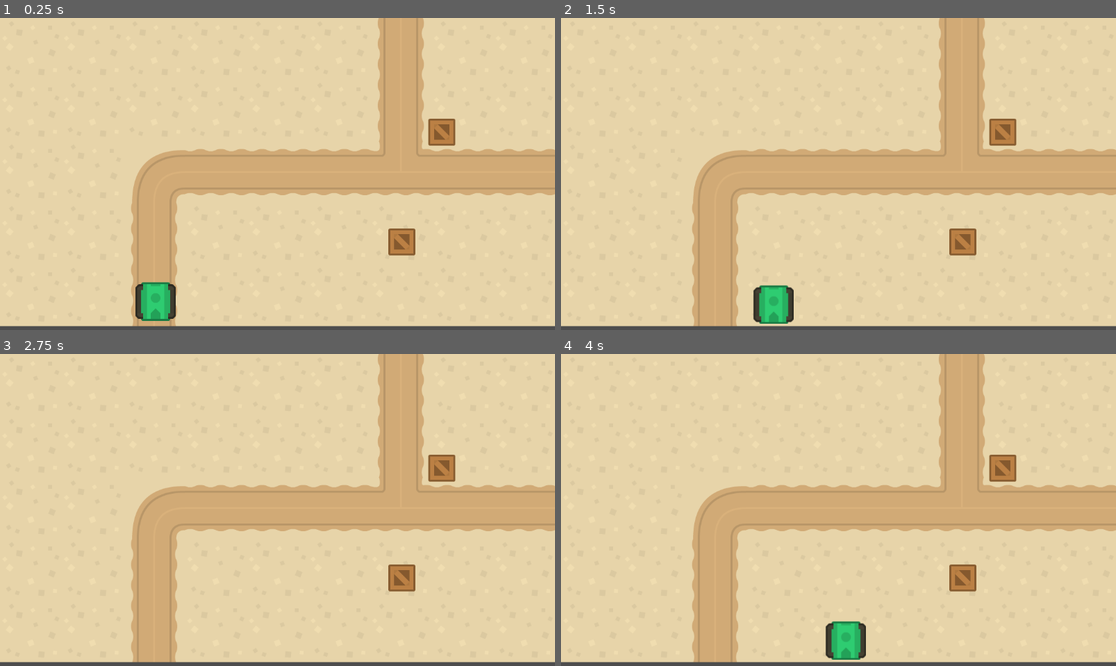
Above: before the commit, frames 1-4 (two rows, left to right).
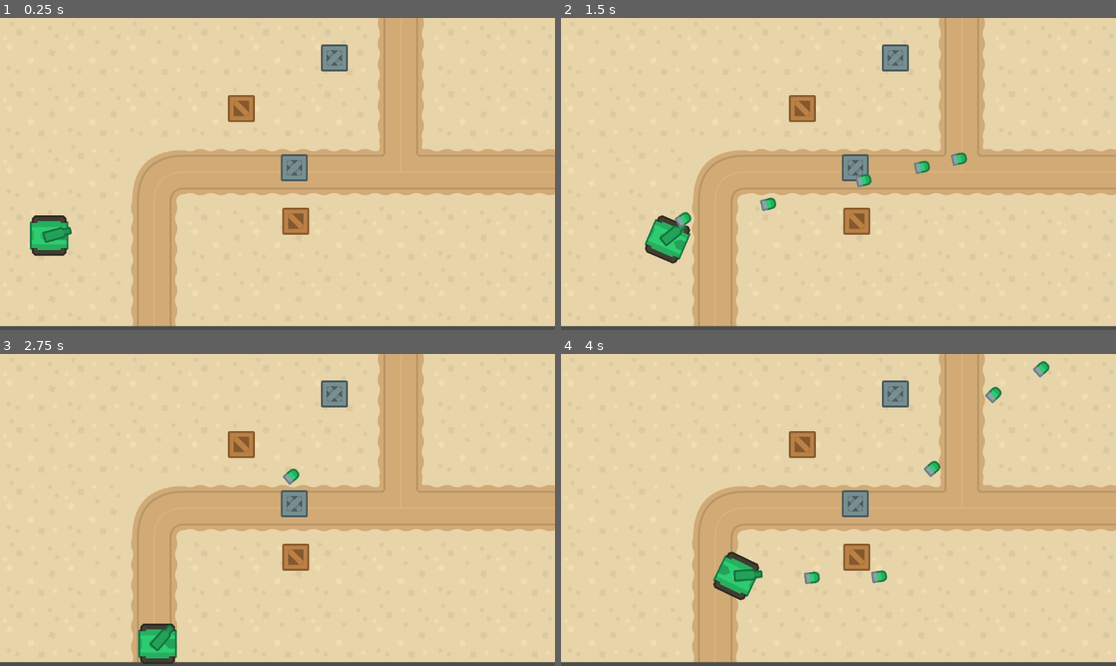
Above: after the commit, the same moments.

Repository: jahaa032/Godot_Test
Game: Godot game, scene res://level.tscn
Two runs of this game, one before a commit and one after it. Both use one fixed random seed, a clock stepped at 60 frames per second and the inputs below.
Inputs (mouse positions are in pixels of both pictures, inside the frame that each line leads up to):
- Up to frame 1 (0.25 s): no input
- Up to frame 2 (1.5 s): tap Enter (ui_accept) at 0.5, 0.6, 0.77, 1.07, 1.35 s; move the mouse to (960, 158) at 0.52 s; hold Right (ui_right) 0.53-1.28 s; move the mouse to (727, 189) at 1.27 s; hold Down (ui_down) from 1.28 s (still down)
- Up to frame 3 (2.75 s): tap Enter (ui_accept) at 1.52, 1.82, 2.1 s; move the mouse to (333, 441) at 2.02 s; release Down (ui_down) at 2.03 s; hold Right (ui_right) from 2.03 s (still down)
- Up to frame 4 (4 s): move the mouse to (810, 572) at 2.77 s; release Right (ui_right) at 2.78 s; hold Up (ui_up) 2.78-3.53 s; tap Enter (ui_accept) at 2.85, 3.02, 3.32, 3.6, 3.77 s; move the mouse to (1005, 556) at 3.52 s; hold Left (ui_left) from 3.53 s (still down)

The runs differ from the first frame. In frame 1, 4.3% of the frame differs, in the area x 5-83%, y 8-98%; in frame 2, 4.7%; in frame 3, 3.5%; in frame 4, 4.8%, in the area x 27-89%, y 2-98%.

Commit message:
Kannon and bullet

Diff:
--- a/godot-øvelse/Kanonfeste.tscn
+++ /dev/null
@@ -1,11 +0,0 @@
-[gd_scene load_steps=2 format=3 uid="uid://d0w174j2368gl"]
-
-[ext_resource type="Texture2D" uid="uid://drrpxbkesy2i0" path="res://tanks-simple.png" id="1_oipx6"]
-
-[node name="Kanonfeste" type="Node2D"]
-
-[node name="Sprite2D" type="Sprite2D" parent="."]
-position = Vector2(265, 112)
-texture = ExtResource("1_oipx6")
-region_enabled = true
-region_rect = Rect2(199, 97, 24, 60)
--- a/godot-øvelse/Tank.gd
+++ b/godot-øvelse/Tank.gd
@@ -5,13 +5,15 @@
 
 	if Input.is_action_pressed("ui_right"):
 		move_direction.x = 1
-	if Input.is_action_pressed("ui_left"):
+	elif Input.is_action_pressed("ui_left"):
 		move_direction.x = -1
 	if Input.is_action_pressed("ui_down"):
 		move_direction.y = 1
-	if Input.is_action_pressed("ui_up"):
+	elif Input.is_action_pressed("ui_up"):
 		move_direction.y = -1
 
 	velocity.x = move_toward(velocity.x, move_direction.x * speed, 5)
 	velocity.y = move_toward(velocity.y, move_direction.y * speed, 5)
+	if velocity != Vector2(0,0):
+		rotation = velocity.angle()
 	move_and_slide()
--- /dev/null
+++ b/godot-øvelse/block.tscn
@@ -0,0 +1,24 @@
+[gd_scene load_steps=3 format=3 uid="uid://c3424iqatwqbc"]
+
+[ext_resource type="Texture2D" uid="uid://drrpxbkesy2i0" path="res://tanks-simple.png" id="1_im0tn"]
+
+[sub_resource type="RectangleShape2D" id="RectangleShape2D_im0tn"]
+size = Vector2(49, 49)
+
+[node name="block" type="RigidBody2D"]
+collision_layer = 2
+linear_damp = 10.0
+angular_damp = 10.0
+
+[node name="Sprite2D" type="Sprite2D" parent="."]
+texture = ExtResource("1_im0tn")
+region_enabled = true
+region_rect = Rect2(99, 183, 56, 56)
+
+[node name="CollisionShape2D" type="CollisionShape2D" parent="."]
+position = Vector2(0.5, 0.5)
+shape = SubResource("RectangleShape2D_im0tn")
+
+[node name="Area2D" type="Area2D" parent="."]
+
+[node name="CollisionShape2D" type="CollisionShape2D" parent="Area2D"]
--- a/godot-øvelse/box.tscn
+++ b/godot-øvelse/box.tscn
@@ -8,11 +8,11 @@
 [node name="Box" type="StaticBody2D"]
 
 [node name="Sprite2D" type="Sprite2D" parent="."]
-position = Vector2(222, 154)
+position = Vector2(-1, 0)
 texture = ExtResource("1_g2tbl")
 region_enabled = true
-region_rect = Rect2(99, 183, 56, 56)
+region_rect = Rect2(15, 99, 56, 56)
 
 [node name="CollisionShape2D" type="CollisionShape2D" parent="."]
-position = Vector2(222.5, 154.5)
+position = Vector2(-0.5, 0.5)
 shape = SubResource("RectangleShape2D_oq5cr")
--- /dev/null
+++ b/godot-øvelse/bullet.gd
@@ -0,0 +1,11 @@
+extends RigidBody2D
+var speed = 800
+
+# Called when the node enters the scene tree for the first time.
+func _ready() -> void:
+	look_at(get_global_mouse_position())
+
+
+# Called every frame. 'delta' is the elapsed time since the previous frame.
+func _process(delta: float) -> void:
+	linear_velocity = Vector2.RIGHT.rotated(rotation) * speed
--- /dev/null
+++ b/godot-øvelse/bullet.tscn
@@ -0,0 +1,22 @@
+[gd_scene load_steps=4 format=3 uid="uid://bko1y7wmsu0pi"]
+
+[ext_resource type="Texture2D" uid="uid://drrpxbkesy2i0" path="res://tanks-simple.png" id="1_v7oki"]
+[ext_resource type="Script" uid="uid://bs06dm48iwkpd" path="res://bullet.gd" id="1_v8qja"]
+
+[sub_resource type="CircleShape2D" id="CircleShape2D_v8qja"]
+radius = 13.152946
+
+[node name="Bullet" type="RigidBody2D"]
+collision_layer = 2
+script = ExtResource("1_v8qja")
+
+[node name="Sprite2D" type="Sprite2D" parent="."]
+rotation = 1.5707964
+texture = ExtResource("1_v7oki")
+region_enabled = true
+region_rect = Rect2(31, 195, 24, 32)
+
+[node name="Hurtbox" type="Area2D" parent="."]
+
+[node name="CollisionShape2D" type="CollisionShape2D" parent="Hurtbox"]
+shape = SubResource("CircleShape2D_v8qja")
--- /dev/null
+++ b/godot-øvelse/kanon.gd
@@ -0,0 +1,11 @@
+extends Sprite2D
+var bullet = preload("res://bullet.tscn")
+
+# Called every frame. 'delta' is the elapsed time since the previous frame.
+func _process(delta: float) -> void:
+	look_at(get_global_mouse_position())
+	rotation -= deg_to_rad(-90)
+	if Input.is_action_just_pressed("ui_accept"):
+		var instance = bullet.instantiate()
+		instance.global_position = Vector2(global_position)
+		get_tree().current_scene.add_child(instance)
--- a/godot-øvelse/level.tscn
+++ b/godot-øvelse/level.tscn
@@ -1,8 +1,9 @@
-[gd_scene load_steps=6 format=4 uid="uid://cv3g8ucq2v3se"]
+[gd_scene load_steps=7 format=4 uid="uid://cv3g8ucq2v3se"]
 
 [ext_resource type="Texture2D" uid="uid://ddnvtd6fojk60" path="res://tanks-terrain.png" id="1_vonw3"]
 [ext_resource type="PackedScene" uid="uid://dbra60a2y0lvd" path="res://box.tscn" id="2_oi3di"]
 [ext_resource type="PackedScene" uid="uid://cnujl0guhb5dr" path="res://tank.tscn" id="3_oi3di"]
+[ext_resource type="PackedScene" uid="uid://c3424iqatwqbc" path="res://block.tscn" id="4_0b4ue"]
 
 [sub_resource type="TileSetAtlasSource" id="TileSetAtlasSource_0b4ue"]
 texture = ExtResource("1_vonw3")
@@ -39,4 +40,10 @@
 position = Vector2(695, 83)
 
 [node name="Tank" parent="." instance=ExtResource("3_oi3di")]
-position = Vector2(7, 454)
+position = Vector2(99, 454)
+
+[node name="block" parent="." instance=ExtResource("4_0b4ue")]
+position = Vector2(614, 422)
+
+[node name="block2" parent="." instance=ExtResource("4_0b4ue")]
+position = Vector2(501, 188)
--- a/godot-øvelse/project.godot
+++ b/godot-øvelse/project.godot
@@ -14,3 +14,15 @@
 run/main_scene="uid://cv3g8ucq2v3se"
 config/features=PackedStringArray("4.5", "Forward Plus")
 config/icon="res://icon.svg"
+
+[input]
+
+shoot={
+"deadzone": 0.2,
+"events": [Object(InputEventKey,"resource_local_to_scene":false,"resource_name":"","device":0,"window_id":0,"alt_pressed":false,"shift_pressed":false,"ctrl_pressed":false,"meta_pressed":false,"pressed":false,"keycode":0,"physical_keycode":32,"key_label":0,"unicode":0,"location":0,"echo":false,"script":null)
+]
+}
+
+[physics]
+
+2d/default_gravity=0.0
--- a/godot-øvelse/tank.tscn
+++ b/godot-øvelse/tank.tscn
@@ -1,20 +1,29 @@
-[gd_scene load_steps=4 format=3 uid="uid://cnujl0guhb5dr"]
+[gd_scene load_steps=5 format=3 uid="uid://cnujl0guhb5dr"]
 
 [ext_resource type="Script" uid="uid://cwjguqr57ruli" path="res://Tank.gd" id="1_1ealj"]
 [ext_resource type="Texture2D" uid="uid://drrpxbkesy2i0" path="res://tanks-simple.png" id="1_6lwfj"]
+[ext_resource type="Script" uid="uid://02n75cxewnj0" path="res://kanon.gd" id="3_a62es"]
 
 [sub_resource type="RectangleShape2D" id="RectangleShape2D_1ealj"]
-size = Vector2(58, 77)
+size = Vector2(76, 55)
 
 [node name="Tank" type="CharacterBody2D"]
 script = ExtResource("1_1ealj")
 
 [node name="Sprite2D" type="Sprite2D" parent="."]
-position = Vector2(316, 135)
+position = Vector2(3, -2)
+rotation = -1.5707964
 texture = ExtResource("1_6lwfj")
 region_enabled = true
 region_rect = Rect2(85, 87, 84, 80)
 
 [node name="CollisionShape2D" type="CollisionShape2D" parent="."]
-position = Vector2(315, 136.5)
+position = Vector2(3, -1.5)
 shape = SubResource("RectangleShape2D_1ealj")
+
+[node name="Kanon" type="Sprite2D" parent="."]
+texture = ExtResource("1_6lwfj")
+offset = Vector2(0, -21)
+region_enabled = true
+region_rect = Rect2(199, 97, 24, 60)
+script = ExtResource("3_a62es")
Not shown, added: godot-øvelse/bullet.gd.uid
Not shown, added: godot-øvelse/kanon.gd.uid
